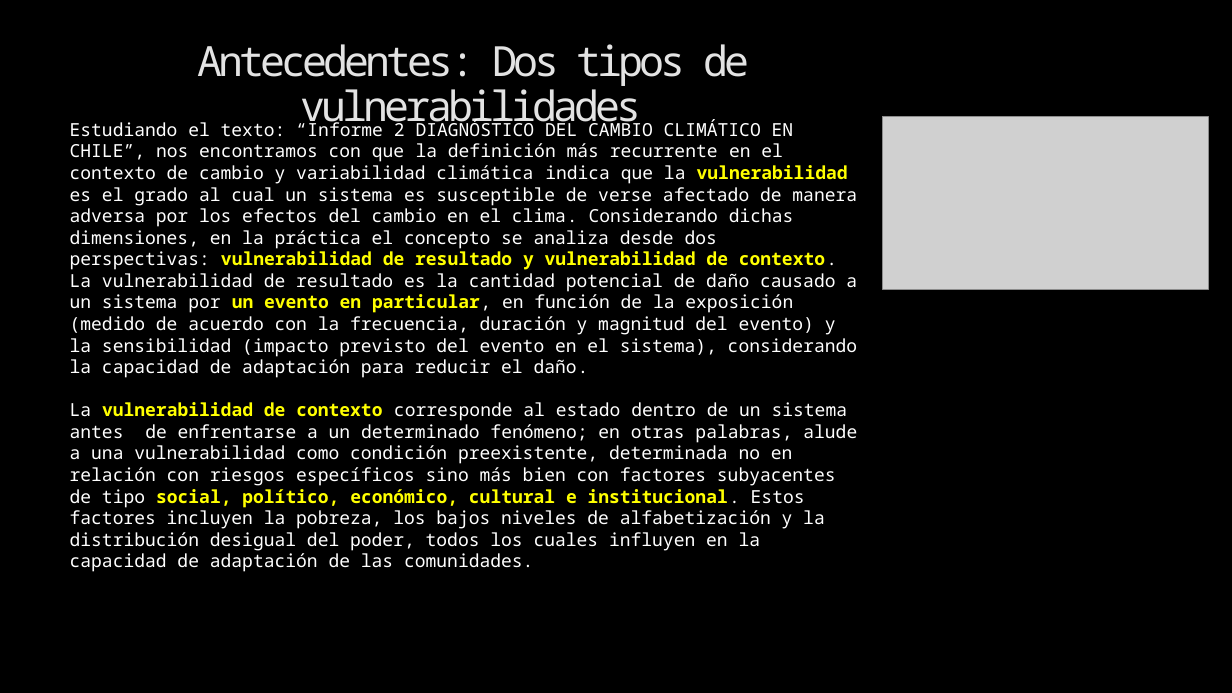
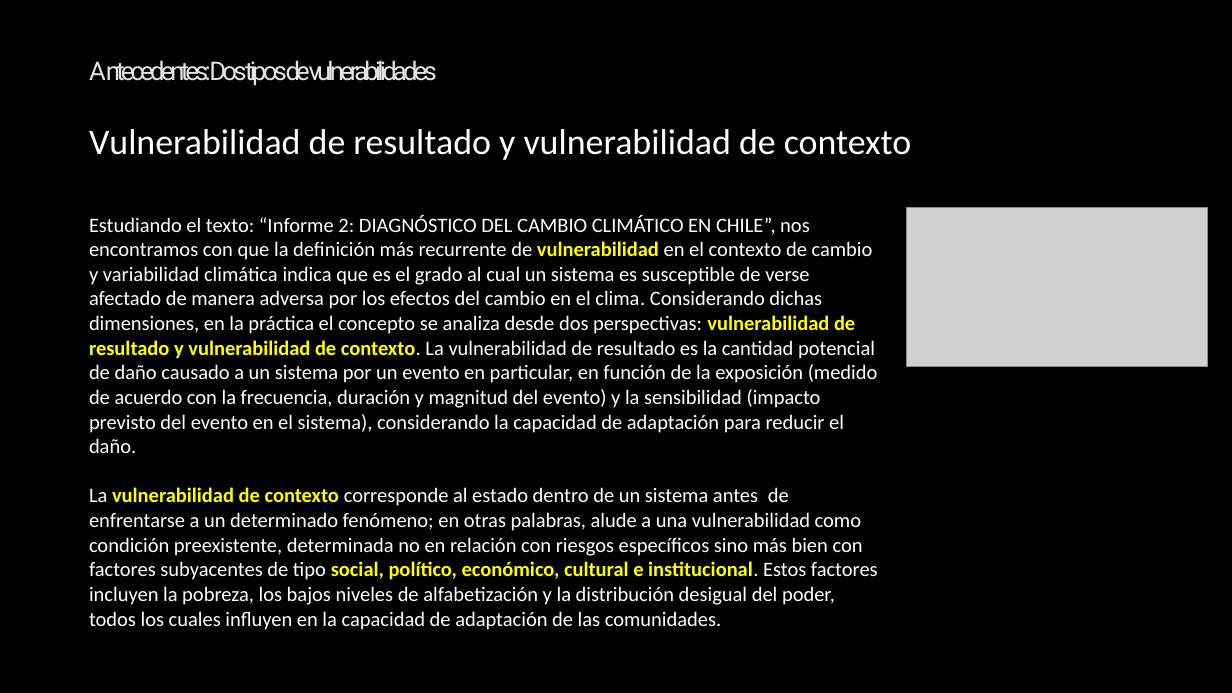
Before and after one commit to Sud-Austral/ds_indices, a slide deck: slide 6 of indices.pptx. Drawn at 1232x693 pixels with LibreOffice and Linux fonts; fonts in the diff are those of the drawing; grey boxes stand for pictures; background and template pictures are left out. Boxes give left, top, right and bottom in pixels: in the first picture for what was removed or moved away, otherwise in the second. Text is boxed around its words. In the diff, an @@ line names an element or a change of style, - is before the commit and + after.

Commit message:
up

```diff
--- a/indices.pptx
+++ b/indices.pptx
@@ text "Antecedentes: Dos tipos de vulnerabilidades": place and size @@
-text "Antecedentes: Dos tipos de vulnerabilidades" at [197,44,749,133]
+text "Antecedentes: Dos tipos de vulnerabilidades" at [89,60,437,86]
@@ text "Antecedentes: Dos tipos de vulnerabilidades" at [89,60,437,86]: size 32.4 to 20 pt, font Noto Sans Mono to Roboto; alignment centre to left @@
@@ text added at [89,129,911,160], 28 pt, text #FFFFFF @@
+Vulnerabilidad de resultado y vulnerabilidad de contexto
@@ text "Estudiando el texto: “Informe 2: ...": place and size @@
-text "Estudiando el texto: “Informe 2: ..." at [70,119,857,572]
+text "Estudiando el texto: “Informe 2: ..." at [89,215,878,630]
@@ picture: place and size @@
-picture at [883,116,1208,289]
+picture at [907,207,1208,367]
@@ text at [89,215,878,453]: text changed; size 14 to 16 pt; font Noto Sans Mono to Calibri @@
-Estudiando el texto: “Informe 2 DIAGNÓSTICO DEL CAMBIO CLIMÁTICO EN CHILE”, nos encontramos con que la definición más recurrente en el contexto de cambio y variabilidad climática indica que la vulnerabilidad es el grado al cual un sistema es susceptible de verse afectado de manera adversa por los efectos del cambio en el clima. Considerando dichas dimensiones, en la práctica el concepto se analiza desde dos perspectivas: vulnerabilidad de resultado y vulnerabilidad de contexto. La vulnerabilidad de resultado es la cantidad potencial de daño causado a un sistema por un evento en particular, en función de la exposición (medido de acuerdo con la frecuencia, duración y magnitud del evento) y la sensibilidad (impacto previsto del evento en el sistema), considerando la capacidad de adaptación para reducir el daño.
+Estudiando el texto: “Informe 2: DIAGNÓSTICO DEL CAMBIO CLIMÁTICO EN CHILE”, nos encontramos con que la definición más recurrente de vulnerabilidad en el contexto de cambio y variabilidad climática indica que es el grado al cual un sistema es susceptible de verse afectado de manera adversa por los efectos del cambio en el clima. Considerando dichas dimensiones, en la práctica el concepto se analiza desde dos perspectivas: vulnerabilidad de resultado y vulnerabilidad de contexto. La vulnerabilidad de resultado es la cantidad potencial de daño causado a un sistema por un evento en particular, en función de la exposición (medido de acuerdo con la frecuencia, duración y magnitud del evento) y la sensibilidad (impacto previsto del evento en el sistema), considerando la capacidad de adaptación para reducir el daño.
@@ text at [89,487,878,630]: size 14 to 16 pt, font Noto Sans Mono to Calibri in "La vulnerabilidad de contexto corresponde al estado ..." @@
```
Also in this commit, not shown: 33 other slides changed, 1 slide added, 1 slide removed.
